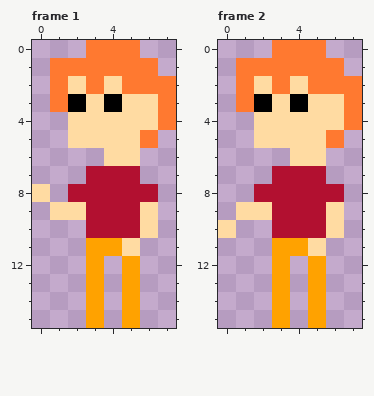
File history of a pixel-art file, Image Source Files/RightHolder_8x16.ase. Above: the version before the commit.
8x16 pixels, 2 frames. Shown: frame 1, frame 2. The commit also changed other frames, which this record leaves out.
The result:
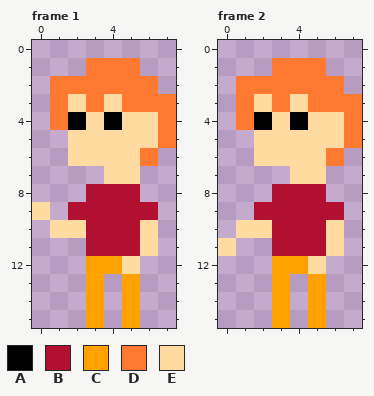
Palette (. is transparent): A #000000  B #b21030  C #ffa200  D #ff7930  E #ffdba2
Author's note on the commit: added walk animations and idle animations to rope holders
From old to new:
Frame 1, layers "Layer 3", "Layer 2":
y 0: x 3..5 DDD -> ...
y 1: x 1..2 DD -> ..; x 6 D -> .
y 2: x 2 E -> D; x 4 E -> D; x 7 D -> .
y 3: x 2..6 AEAEE -> EDEDD
y 4: x 1..2 .E -> DA; x 4 E -> A
y 5: x 6..7 D. -> ED
y 6: x 2..3 .. -> EE; x 6 . -> D
y 7: x 3..5 BBB -> .EE
y 8: x 0 E -> .; x 2 B -> .; x 6 B -> .
y 9: x 0..2 .EE -> E.B; x 6 E -> B
y 10: x 1..2 .. -> EE
y 11: x 3..6 CCE. -> BBBE
y 12: x 4..5 .C -> CE
Frame 2, layers "Layer 3", "Layer 2":
y 0: x 3..5 DDD -> ...
y 1: x 1..2 DD -> ..; x 6 D -> .
y 2: x 2 E -> D; x 4 E -> D; x 7 D -> .
y 3: x 2..6 AEAEE -> EDEDD
y 4: x 1..2 .E -> DA; x 4 E -> A
y 5: x 6..7 D. -> ED
y 6: x 2..3 .. -> EE; x 6 . -> D
y 7: x 3..5 BBB -> .EE
y 8: x 2 B -> .; x 6 B -> .
y 9: x 1..2 EE -> .B; x 6 E -> B
y 10: x 0..2 E.. -> .EE
y 11: x 0 . -> E; x 3..6 CCE. -> BBBE
y 12: x 4..5 .C -> CE
